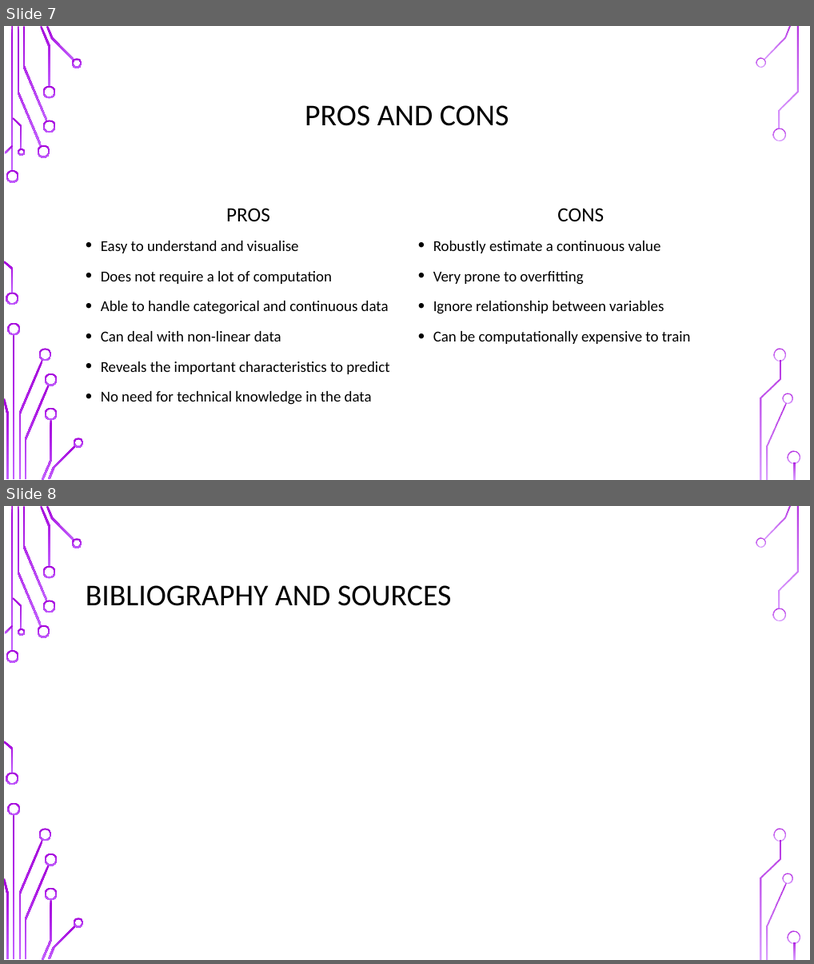
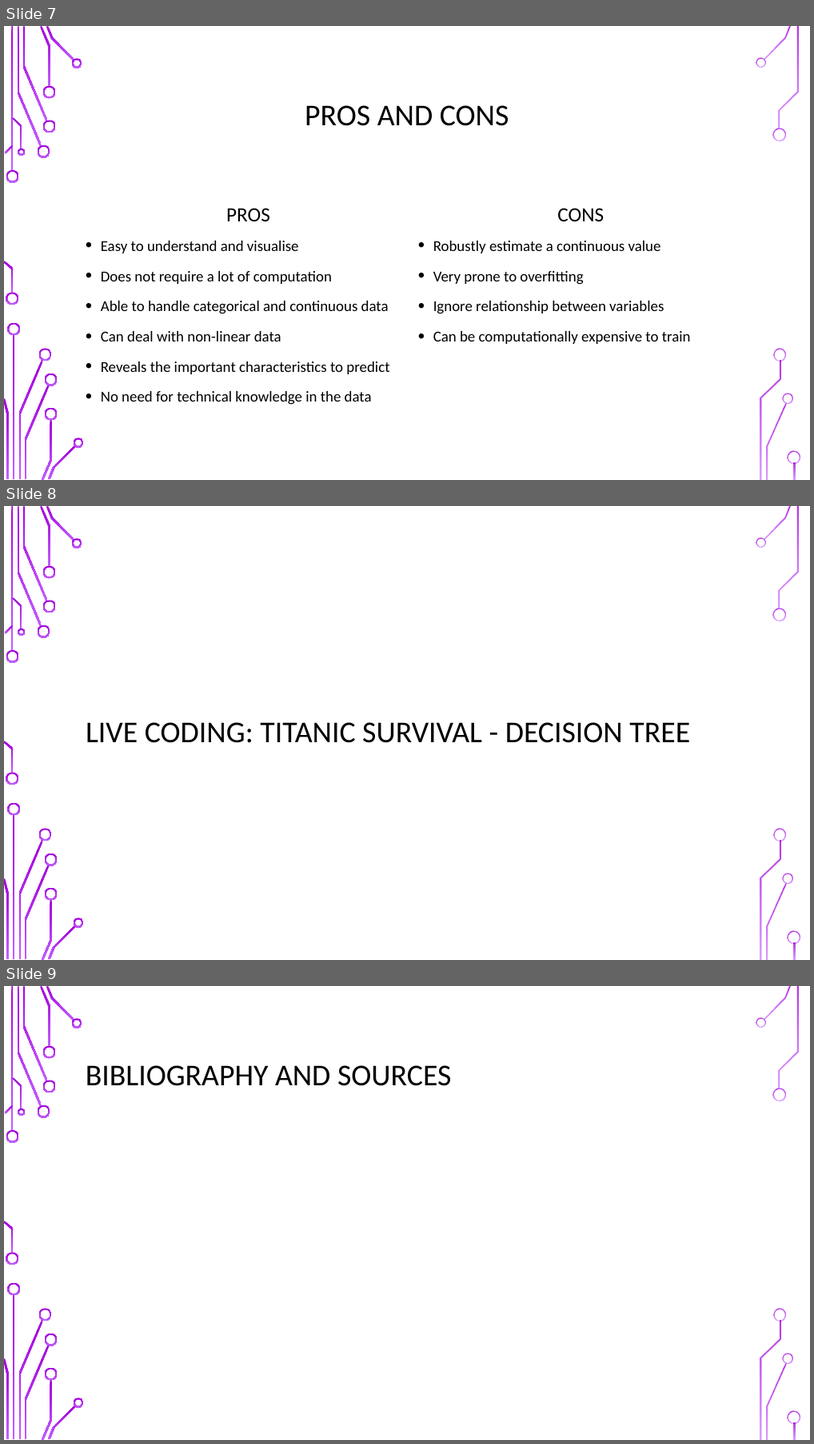
Before and after one commit to UOMDSS/workshops-2021-2022, a slide deck: semester-2-2021-2022/week-6-decision-tree/Decision_Tree.pptx. Shown one above the other, each under a label of ours: slides 7 and 8 before the commit, slides 7, 8 and 9 after it. The pictures are 814x964 and 814x1444 pixels, drawn with LibreOffice and Linux fonts; fonts in the diff are those of the drawing; background and template pictures are left out. Boxes give left, top, right and bottom in pixels: in the first picture for what was removed or moved away, otherwise in the second. Text is boxed around its words. In the diff, an @@ line names an element or a change of style, - is before the commit and + after.

Commit message:
Refactor decision tree notebook

```diff
--- a/semester-2-2021-2022/week-6-decision-tree/Decision_Tree.pptx
+++ b/semester-2-2021-2022/week-6-decision-tree/Decision_Tree.pptx
@@ slide 8 added at (x1=4, y1=506, x2=810, y2=960), background picture (left out); not listed: 36 template elements that a slide beside it also shows @@
@@ title added at (x1=86, y1=722, x2=690, y2=743), 36 pt, text #000000 @@
+LIVE CODING: TITANIC SURVIVAL - DECISION TREE
@@ what was slide 8 is now slide 9 @@
```
Also in this commit, not shown: 2 other files.
